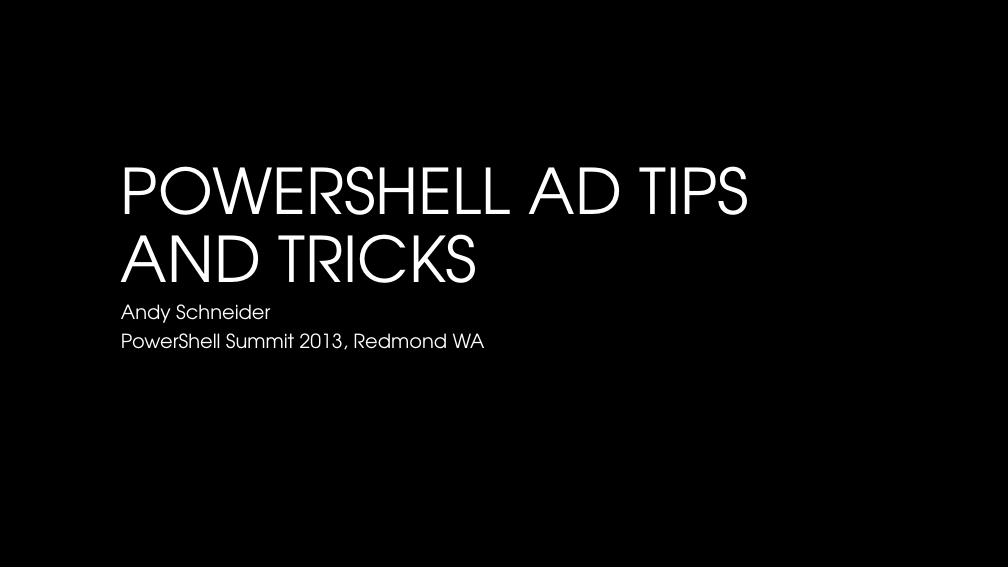
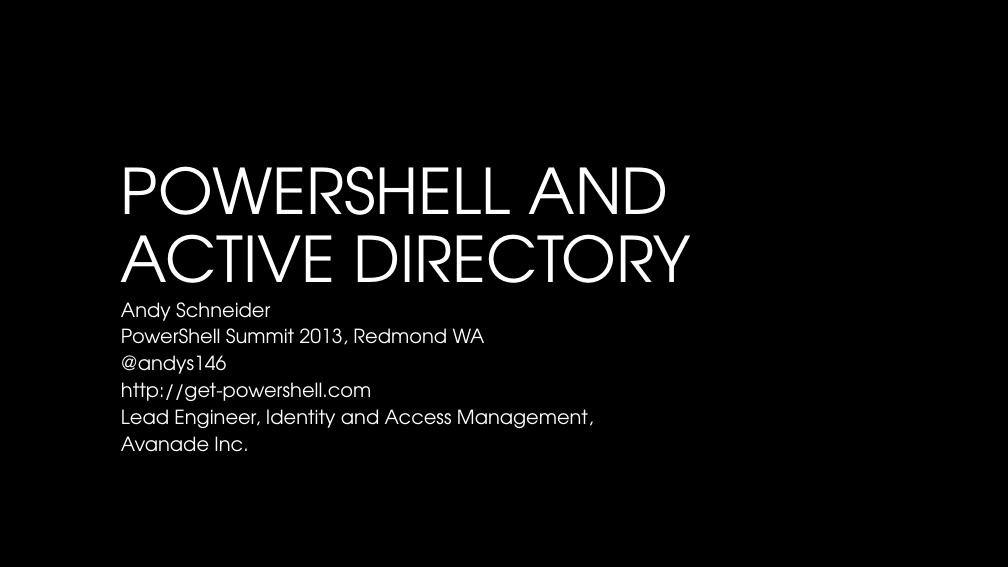
Before and after one commit to AndySchneiderDev-zz/PowerShellSummit, a slide deck: slide 1 of PS Summit AD Tips and Tricks.pptx. Drawn at 1008x567 pixels with LibreOffice and Linux fonts; fonts in the diff are those of the drawing; background and template pictures are left out. Boxes give left, top, right and bottom in pixels: in the first picture for what was removed or moved away, otherwise in the second. Text is boxed around its words. In the diff, an @@ line names an element or a change of style, - is before the commit and + after.

```diff
--- a/PS Summit AD Tips and Tricks.pptx
+++ b/PS Summit AD Tips and Tricks.pptx
@@ title at (121,166,691,311): text changed @@
-POWERSHELL AD TIPS AND TRICKS
+POWERSHELL AND ACTIVE DIRECTORY
@@ subtitle at (121,302,485,345): line spacing 0.8 to 0.7 @@
@@ subtitle at (121,355,594,452): paragraphs added @@
+@andys146
+http://get-powershell.com
+Lead Engineer, Identity and Access Management,
+Avanade Inc.
```
Also in this commit, not shown: 1 other slide changed, 1 slide added.
